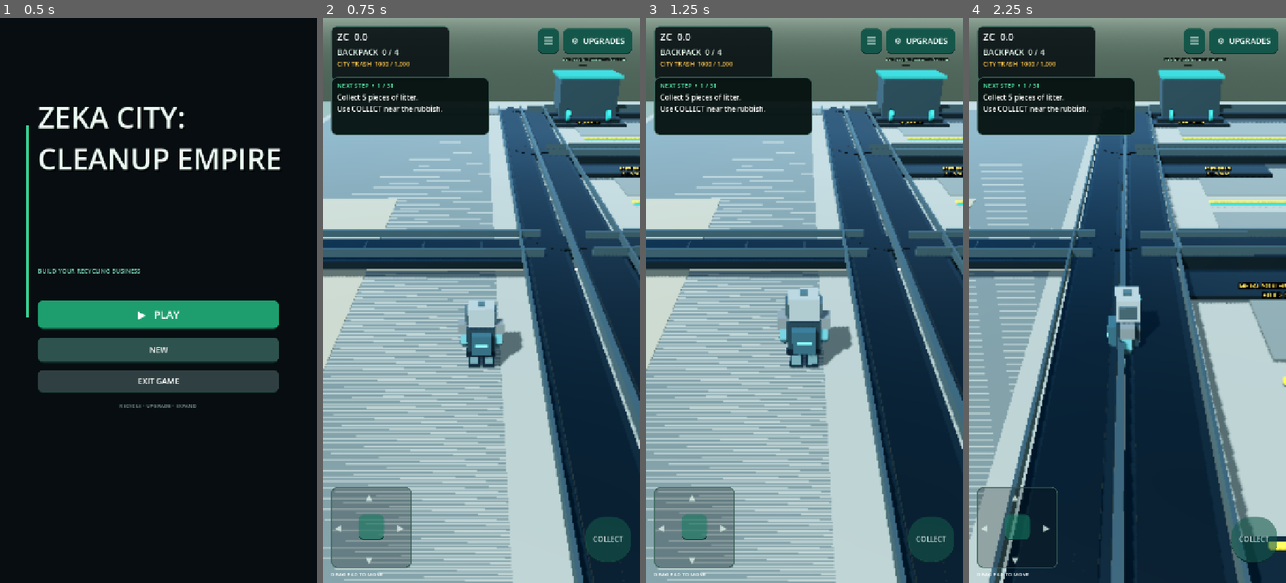
Above: before the commit, frames 1-4 (left to right).
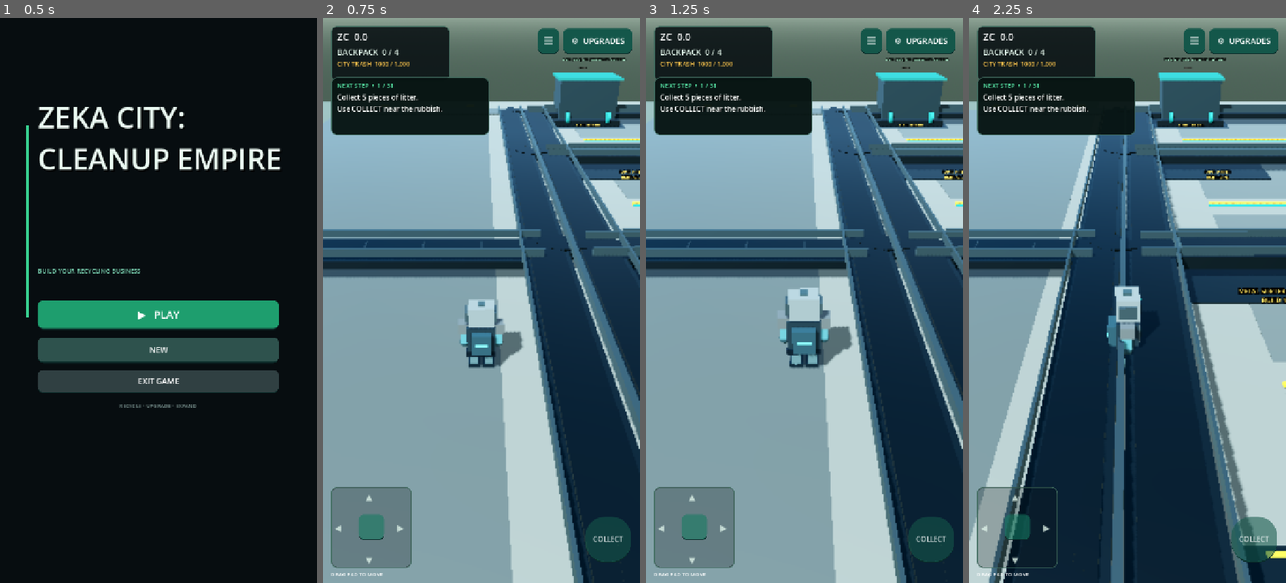
Above: after the commit, the same moments.

Repository: zekainstabot/trash-empire
Game: Godot game, scene res://Scenes/Main.tscn
Same seed, same stepped clock (60 frames per second), same inputs: the game is played once before the commit and once after it.
Inputs (mouse positions are in pixels of both pictures, inside the frame that each line leads up to):
- Up to frame 1 (0.5 s): no input
- Up to frame 2 (0.75 s): click "▶ PLAY" at 0.5 s
- Up to frame 3 (1.25 s): no input
- Up to frame 4 (2.25 s): move the mouse to (1197, 272) at 1.27 s; hold D (move_right) 1.28-2 s; click (1197, 272) at 1.42 s; drag from (1064, 328) to (1111, 413) at 2.02 s

Frame 1 is identical in both runs. In frame 2, 19% of the frame differs, in the area x 0-100%, y 8-100%; in frame 3, 19%; in frame 4, 4.8%.

Commit message:
Flatten factory walkways and remove overlapping ground surfaces

Diff:
--- a/Scripts/main.gd
+++ b/Scripts/main.gd
@@ -289,7 +289,7 @@
 	var sidewalk := Color(0.61, 0.62, 0.57)
 	var curb := Color(0.78, 0.77, 0.68)
 	var white := Color(0.90, 0.88, 0.79)
-	_box("CityTerrain", Vector3(49.0, -0.34, 0.0), Vector3(132.0, 0.68, 74.0), grass, true)
+	_box("CityTerrain", Vector3(49.0, -0.34, 0.0), Vector3(126.0, 0.68, 74.0), grass, true)
 	_box("FinalCleanupGround", Vector3(160.0, -0.34, 0.0), Vector3(96.0, 0.68, 74.0), Color(0.34, 0.38, 0.30), true)
 	_box("FinalCleanupWorkPad", Vector3(160.0, 0.018, 0.0), Vector3(90.0, 0.035, 62.0), Color(0.34, 0.38, 0.30), false)
 
@@ -399,18 +399,14 @@
 		_build_neighborhood_tree(tree_pos)
 
 	# Road connection from the city into the industrial recycling campus.
-	_box("FactoryAccessRoad", Vector3(133.0, 0.03, 0.0), Vector3(36.0, 0.06, 8.2), asphalt, false)
-	_box("FactoryAccessCenterLine", Vector3(133.0, 0.065, 0.0), Vector3(35.0, 0.012, 0.13), white, false)
-	_box("FactoryGateApron", Vector3(115.0, 0.045, 0.0), Vector3(10.0, 0.09, 16.0), Color(0.45, 0.47, 0.43), false)
+	_box("FactoryAccessRoad", Vector3(119.25, 0.03, 0.0), Vector3(22.5, 0.06, 8.2), asphalt, false)
+	_box("FactoryAccessCenterLine", Vector3(119.25, 0.065, 0.0), Vector3(21.8, 0.012, 0.13), white, false)
 	_box("FactoryGatePostLeft", Vector3(111.5, 2.0, -8.0), Vector3(0.8, 4.0, 0.8), Color(0.18, 0.25, 0.25), false)
 	_box("FactoryGatePostRight", Vector3(111.5, 2.0, 8.0), Vector3(0.8, 4.0, 0.8), Color(0.18, 0.25, 0.25), false)
 	_box("FactoryGateHeader", Vector3(111.5, 4.1, 0.0), Vector3(0.45, 0.28, 15.5), Color(0.12, 0.20, 0.21), false)
 	_label_3d("RECYCLING DISTRICT", Vector3(113.0, 4.55, 0.0), 0.30)
 
-	# The final clean-up district has a marked public access road and boundary.
-	_box("FinalZoneAccessRoad", Vector3(122.0, 0.03, 0.0), Vector3(28.0, 0.06, 8.0), asphalt, false)
-	_box("FinalZoneRoadCenterLine", Vector3(122.0, 0.065, 0.0), Vector3(26.0, 0.012, 0.13), white, false)
-	_box("FinalZoneEntryApron", Vector3(135.0, 0.05, 0.0), Vector3(8.0, 0.10, 15.0), Color(0.43, 0.45, 0.40), false)
+	# The shared access road above now serves both the factory and final cleanup district.
 	for marker_x in range(118, 207, 8):
 		_box("FinalZoneBoundaryMarker", Vector3(float(marker_x), 0.05, -34.0), Vector3(0.7, 0.1, 0.7), Color(0.88, 0.62, 0.12), false)
 		_box("FinalZoneBoundaryMarker", Vector3(float(marker_x), 0.05, 34.0), Vector3(0.7, 0.1, 0.7), Color(0.88, 0.62, 0.12), false)
@@ -3824,7 +3820,7 @@
 	var concrete := Color(0.39, 0.43, 0.42)
 
 	# Large, uncluttered factory floor and simple perimeter.
-	_box("MegaFactoryFoundation", Vector3(166.0, 0.035, 0.0), Vector3(72.0, 0.07, 72.0), concrete, true)
+	_box("MegaFactoryFoundation", Vector3(172.75, 0.035, 0.0), Vector3(58.5, 0.07, 72.0), concrete, true)
 	_box("FactoryServiceLane", Vector3(166.0, 0.075, -31.0), Vector3(65.0, 0.05, 3.0), Color(0.29, 0.33, 0.33), true)
 	_box("FactoryFrontApron", Vector3(137.0, 0.035, 0.0), Vector3(13.0, 0.07, 64.0), Color(0.31, 0.35, 0.34), true)
 
@@ -3884,9 +3880,9 @@
 		var z := _factory_row_z(row)
 		var row_number := row + 1
 		# A clean painted lane with a divider only in the middle of each gap.
-		_box("FactoryRowFloor%d" % row, Vector3(174.0, 0.19, z), Vector3(48.0, 0.06, 10.8), Color(0.34, 0.38, 0.37), true)
-		_box("FactoryRowDivider%d" % row, Vector3(174.0, 0.24, z + 6.35), Vector3(48.0, 0.10, 0.14), safety, false)
-		_box("FactoryRowEdge%d" % row, Vector3(174.0, 0.24, z - 6.35), Vector3(48.0, 0.10, 0.14), teal, false)
+		_box("FactoryRowFloor%d" % row, Vector3(174.0, 0.076, z), Vector3(48.0, 0.012, 10.8), Color(0.34, 0.38, 0.37), false)
+		_box("FactoryRowDivider%d" % row, Vector3(174.0, 0.14, z + 6.35), Vector3(48.0, 0.10, 0.14), safety, false)
+		_box("FactoryRowEdge%d" % row, Vector3(174.0, 0.14, z - 6.35), Vector3(48.0, 0.10, 0.14), teal, false)
 
 		var product_label := Label3D.new()
 		product_label.name = "FactoryProductLine%d" % row
@@ -3902,12 +3898,12 @@
 		for machine_index in range(3):
 			var x := 151.0 + float(machine_index) * 13.0
 			var station_index := row * 3 + machine_index
-			_box("MegaProcessBuildPad", Vector3(x, 0.30, z), Vector3(5.8, 0.16, 4.8), dark_steel, false)
-			_box("MegaProcessPadAccent", Vector3(x, 0.40, z - 2.22), Vector3(4.9, 0.06, 0.10), safety, false)
+			_box("MegaProcessBuildPad", Vector3(x, 0.105, z), Vector3(5.8, 0.05, 4.8), dark_steel, false)
+			_box("MegaProcessPadAccent", Vector3(x, 0.15, z - 2.22), Vector3(4.9, 0.025, 0.10), safety, false)
 			var build_label := Label3D.new()
 			build_label.name = "MegaFactoryMachineLabel%d" % station_index
 			build_label.text = _factory_row_machine_name(row, machine_index) if station_index < mega_factory_built_count else _factory_row_machine_name(row, machine_index) + "\nBUILD %.0f ZC" % _mega_factory_machine_cost(station_index)
-			build_label.position = Vector3(x, 0.52, z + 2.35)
+			build_label.position = Vector3(x, 0.34, z + 2.35)
 			build_label.font_size = 22
 			build_label.pixel_size = 0.009
 			build_label.billboard = BaseMaterial3D.BILLBOARD_ENABLED
@@ -4119,15 +4115,15 @@
 	var accent: Color = accents[column]
 	var steel := Color(0.12, 0.18, 0.20)
 	var dark_steel := Color(0.055, 0.085, 0.095)
-	_box("MegaProcessMachineBaseLeft%d" % index, Vector3(x, 0.48, z - 1.48), Vector3(5.0, 0.42, 0.72), dark_steel, false)
-	_box("MegaProcessMachineBaseRight%d" % index, Vector3(x, 0.48, z + 1.48), Vector3(5.0, 0.42, 0.72), dark_steel, false)
-	_box("MegaProcessMachineBody%d" % index, Vector3(x, 2.15, z), Vector3(4.3, 2.7, 3.4), steel, false)
-	_box("MegaProcessMachineTop%d" % index, Vector3(x, 3.58, z), Vector3(4.7, 0.18, 3.8), accent.darkened(0.2), false)
-	_box("MegaProcessMachineWindow%d" % index, Vector3(x, 2.25, z - 1.73), Vector3(1.9, 0.8, 0.06), accent, false)
-	_box("MegaProcessMachineControl%d" % index, Vector3(x + 1.65, 1.8, z - 1.78), Vector3(0.58, 0.9, 0.12), dark_steel, false)
+	_box("MegaProcessMachineBaseLeft%d" % index, Vector3(x, 0.34, z - 1.48), Vector3(5.0, 0.42, 0.72), dark_steel, false)
+	_box("MegaProcessMachineBaseRight%d" % index, Vector3(x, 0.34, z + 1.48), Vector3(5.0, 0.42, 0.72), dark_steel, false)
+	_box("MegaProcessMachineBody%d" % index, Vector3(x, 2.01, z), Vector3(4.3, 2.7, 3.4), steel, false)
+	_box("MegaProcessMachineTop%d" % index, Vector3(x, 3.44, z), Vector3(4.7, 0.18, 3.8), accent.darkened(0.2), false)
+	_box("MegaProcessMachineWindow%d" % index, Vector3(x, 2.11, z - 1.73), Vector3(1.9, 0.8, 0.06), accent, false)
+	_box("MegaProcessMachineControl%d" % index, Vector3(x + 1.65, 1.66, z - 1.78), Vector3(0.58, 0.9, 0.12), dark_steel, false)
 	for wheel_x in [x - 1.5, x + 1.5]:
-		_cylinder("MegaProcessMachineDrum%d" % index, Vector3(wheel_x, 0.98, z + 2.0), 0.38, 0.22, accent, true)
-	_label_3d(_factory_row_machine_name(row, column), Vector3(x, 4.0, z - 2.0), 0.13)
+		_cylinder("MegaProcessMachineDrum%d" % index, Vector3(wheel_x, 0.84, z + 2.0), 0.38, 0.22, accent, true)
+	_label_3d(_factory_row_machine_name(row, column), Vector3(x, 3.86, z - 2.0), 0.13)
 
 func _build_factory_row_main_conveyor(row: int) -> void:
 	var z := _factory_row_z(row)
